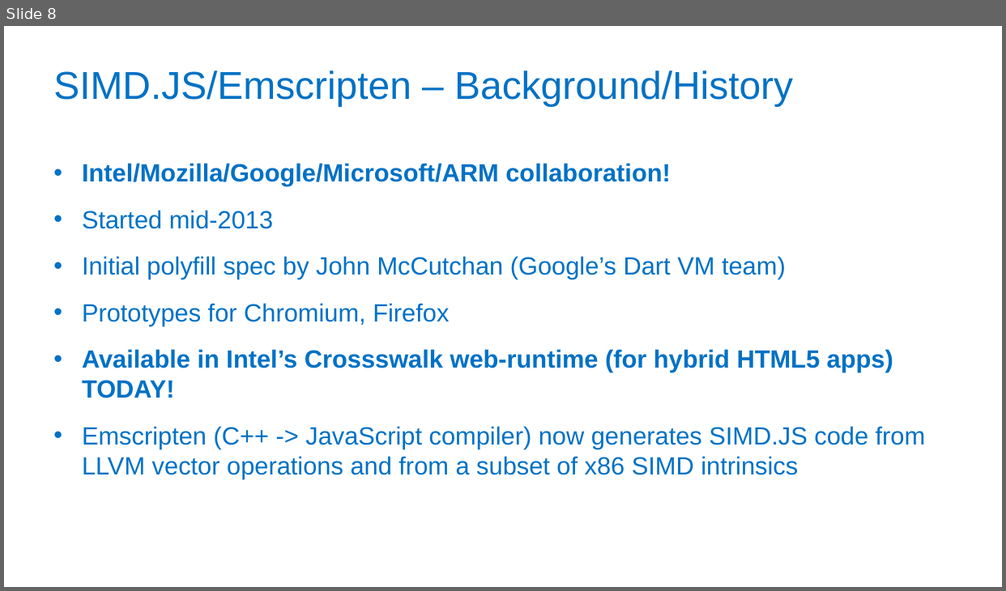
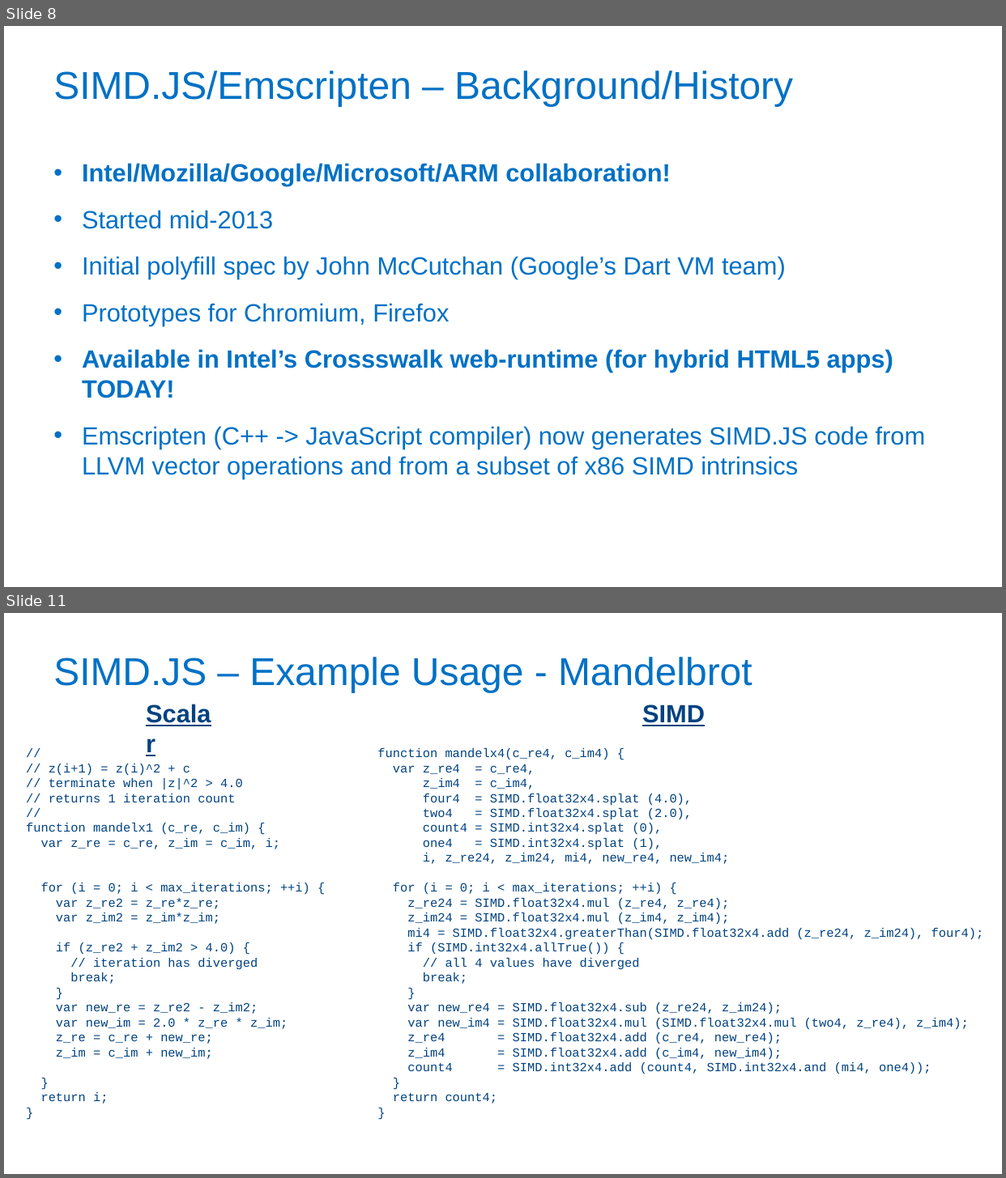
Before and after one commit to PeterJensen/wpmvp2015, a slide deck: simdjs-presentation.pptx. Shown one above the other, each under a label of ours: slide 8 before the commit, slides 8 and 11 after it; the slides between them are not shown. The pictures are 1006x591 and 1006x1178 pixels, drawn with LibreOffice and Linux fonts; fonts in the diff are those of the drawing; background and template pictures are left out. Boxes give left, top, right and bottom in pixels: in the first picture for what was removed or moved away, otherwise in the second. Text is boxed around its words. In the diff, an @@ line names an element or a change of style, - is before the commit and + after.

Commit message:
Added a few SIMD.JS slides

```diff
--- a/simdjs-presentation.pptx
+++ b/simdjs-presentation.pptx
@@ slide 11 added at box(4, 613, 1002, 1174), background #FFFFFF @@
@@ title added at box(53, 657, 752, 693), 37.3 pt, text #0071C5 @@
+SIMD.JS – Example Usage - Mandelbrot
@@ text added at box(138, 694, 226, 731), 24 pt, text #004280, bold, underline @@
+Scalar
@@ text added at box(642, 705, 705, 726), 24 pt, text #004280, bold, underline @@
+SIMD
@@ text added at box(377, 748, 984, 1104), 12 pt, text #004280 @@
+function mandelx4(c_re4, c_im4) {
+var z_re4 = c_re4,
+z_im4 = c_im4,
+four4 = SIMD.float32x4.splat (4.0),
+two4 = SIMD.float32x4.splat (2.0),
+count4 = SIMD.int32x4.splat (0),
+one4 = SIMD.int32x4.splat (1),
+i, z_re24, z_im24, mi4, new_re4, new_im4;
+for (i = 0; i < max_iterations; ++i) {
+z_re24 = SIMD.float32x4.mul (z_re4, z_re4);
+z_im24 = SIMD.float32x4.mul (z_im4, z_im4);
+mi4 = SIMD.float32x4.greaterThan(SIMD.float32x4.add (z_re24, z_im24), four4);
+if (SIMD.int32x4.allTrue()) {
+// all 4 values have diverged
+break;
+}
+var new_re4 = SIMD.float32x4.sub (z_re24, z_im24);
+var new_im4 = SIMD.float32x4.mul (SIMD.float32x4.mul (two4, z_re4), z_im4);
+z_re4 = SIMD.float32x4.add (c_re4, new_re4);
+z_im4 = SIMD.float32x4.add (c_im4, new_im4);
+count4 = SIMD.int32x4.add (count4, SIMD.int32x4.and (mi4, one4));
+}
+return count4;
+}
@@ text added at box(26, 764, 310, 1104), 12 pt, text #004280 @@
+//
+// z(i+1) = z(i)^2 + c
+// terminate when |z|^2 > 4.0
+// returns 1 iteration count
+//
+function mandelx1 (c_re, c_im) {
+var z_re = c_re, z_im = c_im, i;
+for (i = 0; i < max_iterations; ++i) {
+var z_re2 = z_re*z_re;
+var z_im2 = z_im*z_im;
+if (z_re2 + z_im2 > 4.0) {
+// iteration has diverged
+break;
+}
+var new_re = z_re2 - z_im2;
+var new_im = 2.0 * z_re * z_im;
+z_re = c_re + new_re;
+z_im = c_im + new_im;
+}
+return i;
+}
```
Also in this commit, not shown: 3 other slides added.
